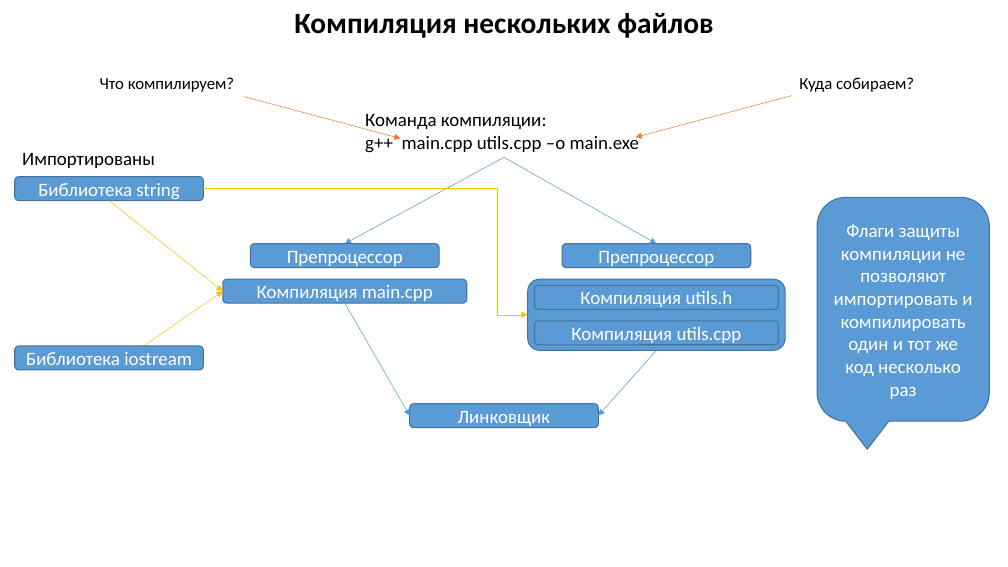
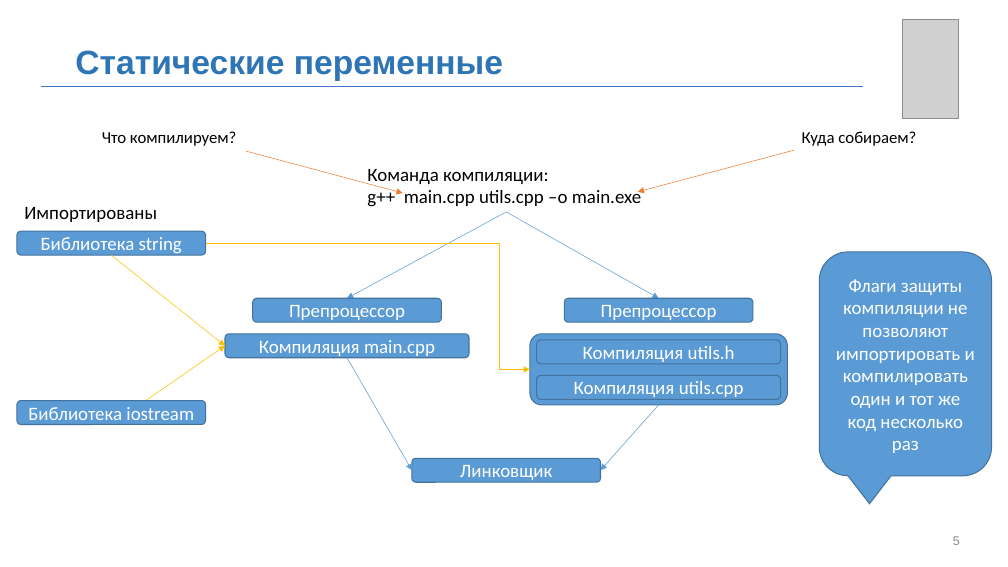
Before and after one commit to MUCTR-IKT-CPP/cpp_course, a slide deck: slide 5 of Лекции/2022/3/Пользовательские типы, структры, объединения.pptx (slide 4 before the commit). Drawn at 1008x567 pixels with LibreOffice and Linux fonts; fonts in the diff are those of the drawing; grey boxes stand for pictures; background and template pictures are left out. Boxes give left, top, right and bottom in pixels: in the first picture for what was removed or moved away, otherwise in the second. Text is boxed around its words. In the diff, an @@ line names an element or a change of style, - is before the commit and + after.

```diff
--- a/Лекции/2022/3/Пользовательские типы, структры, объединения.pptx
+++ b/Лекции/2022/3/Пользовательские типы, структры, объединения.pptx
@@ text removed at bbox=[294, 13, 713, 38] @@
-Компиляция нескольких файлов
@@ picture added at bbox=[902, 20, 958, 119] @@
@@ text added at bbox=[75, 50, 503, 81], 32 pt, text #2E75B6, bold @@
+Статические переменные
@@ line added from (41, 86) to (864, 86), #4472C4 0.5 pt @@
@@ arrow moved from (109, 370) - (223, 291) to (111, 255) - (225, 346) @@
@@ 3 texts, 3 rounded rectangles, 2 arrows, 1 rounded speech box, 1 elbow arrow: place and size @@
-3 texts, 3 rounded rectangles, 2 arrows, 1 rounded speech box, 1 elbow arrow at bbox=[14, 77, 990, 421]
+3 texts, 3 rounded rectangles, 2 arrows, 1 rounded speech box, 1 elbow arrow at bbox=[17, 131, 992, 476]
@@ arrow moved from (109, 200) - (223, 291) to (111, 424) - (225, 346) @@
@@ 6 rounded rectangles, 4 arrows, 1 text: place and size @@
-6 rounded rectangles, 4 arrows, 1 text at bbox=[223, 95, 792, 428]
+6 rounded rectangles, 4 arrows, 1 text at bbox=[225, 150, 795, 482]
@@ page number added at bbox=[953, 536, 960, 545], 12 pt, text #8C8C8C @@
+5
```
Also in this commit, not shown: 19 other slides changed, 2 slides added, 1 slide removed, 5 other files.
